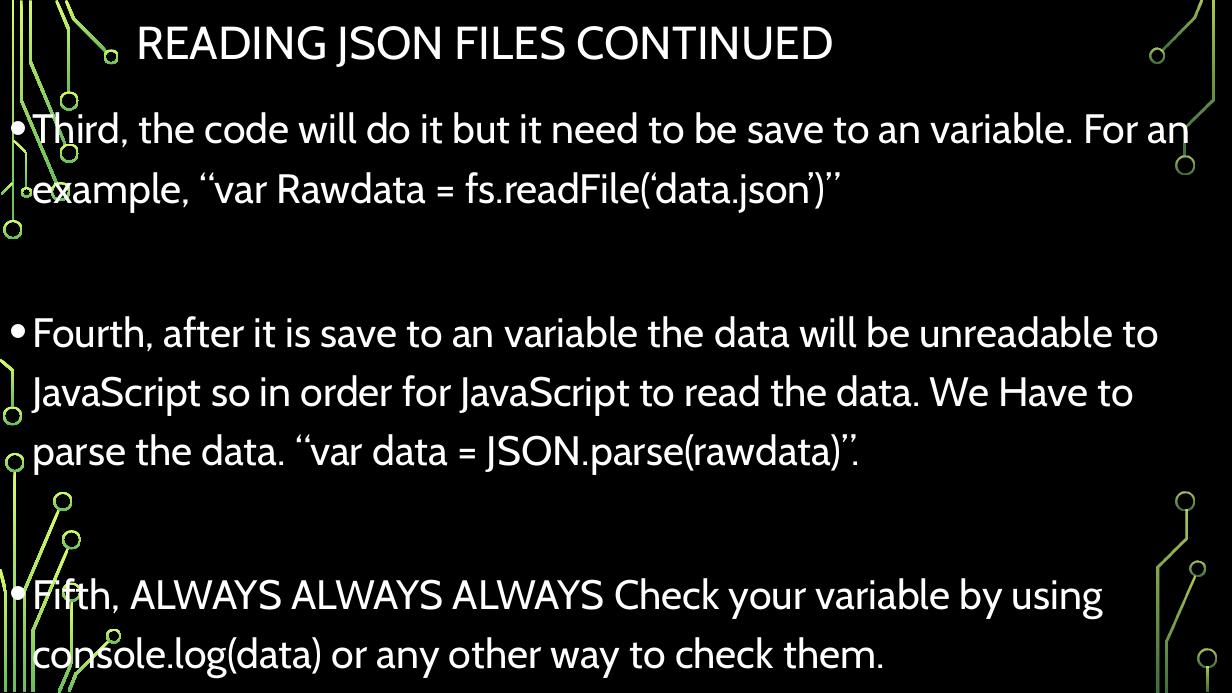
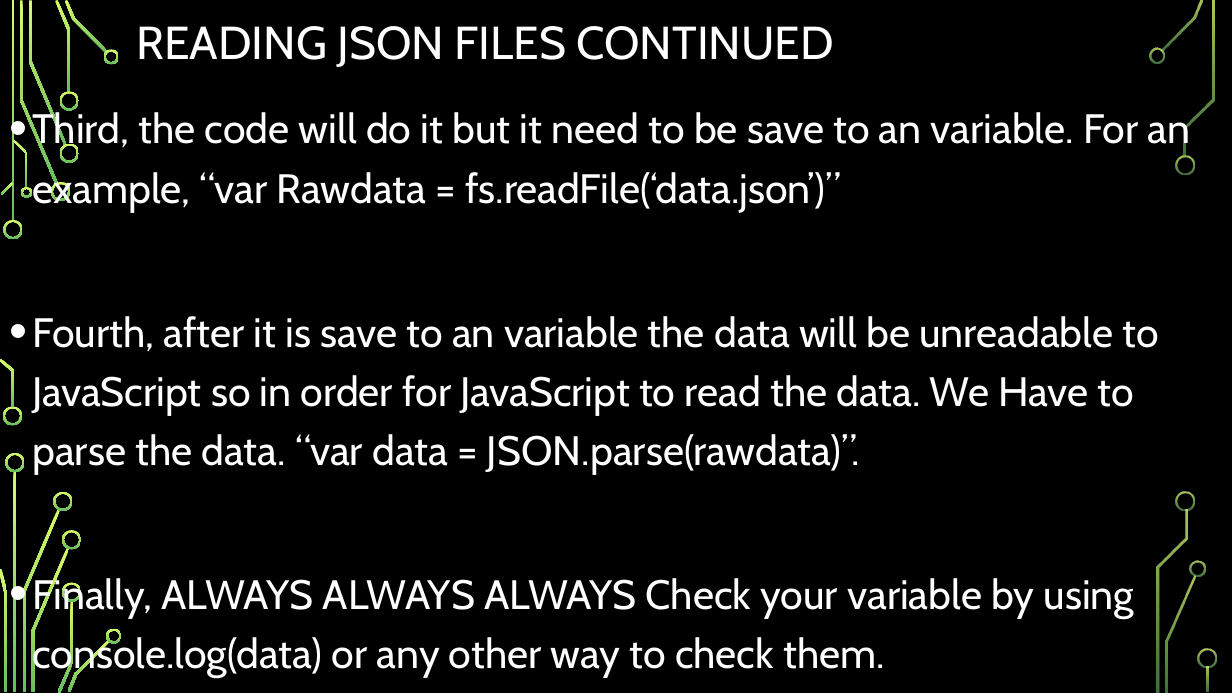
Before and after one commit to csmith1188/docpacs2122, a slide deck: slide 6 of docpac_mar18/JasonLara/WORKING WITH JSON FILES.pptx. Drawn at 1232x693 pixels with LibreOffice and Linux fonts; fonts in the diff are those of the drawing; background and template pictures are left out. Boxes give left, top, right and bottom in pixels: in the first picture for what was removed or moved away, otherwise in the second. Text is boxed around its words. In the diff, an @@ line names an element or a change of style, - is before the commit and + after.

```diff
--- a/docpac_mar18/JasonLara/WORKING WITH JSON FILES.pptx
+++ b/docpac_mar18/JasonLara/WORKING WITH JSON FILES.pptx
@@ text at (x1=32, y1=575, x2=1135, y2=678): text changed @@
-• Fifth, ALWAYS ALWAYS ALWAYS Check your variable by using console.log(data) or any other way to check them.
+• Finally, ALWAYS ALWAYS ALWAYS Check your variable by using console.log(data) or any other way to check them.
```
Also in this commit, not shown: 2 other slides changed, 4 slides removed, 1 other file.
